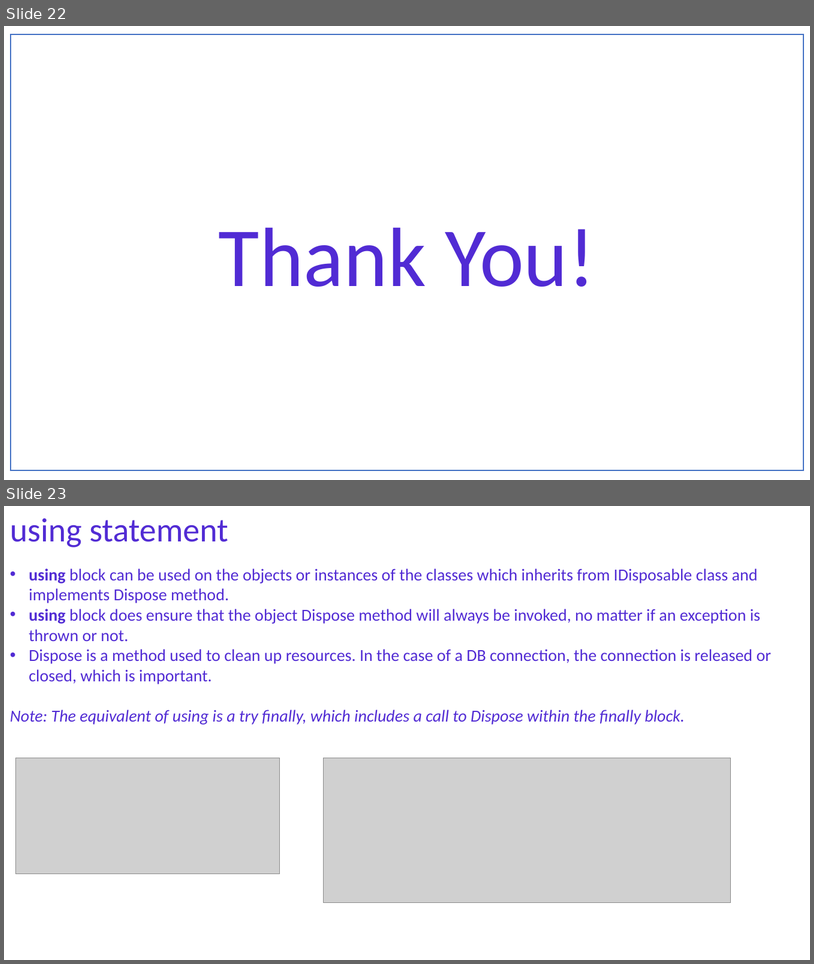
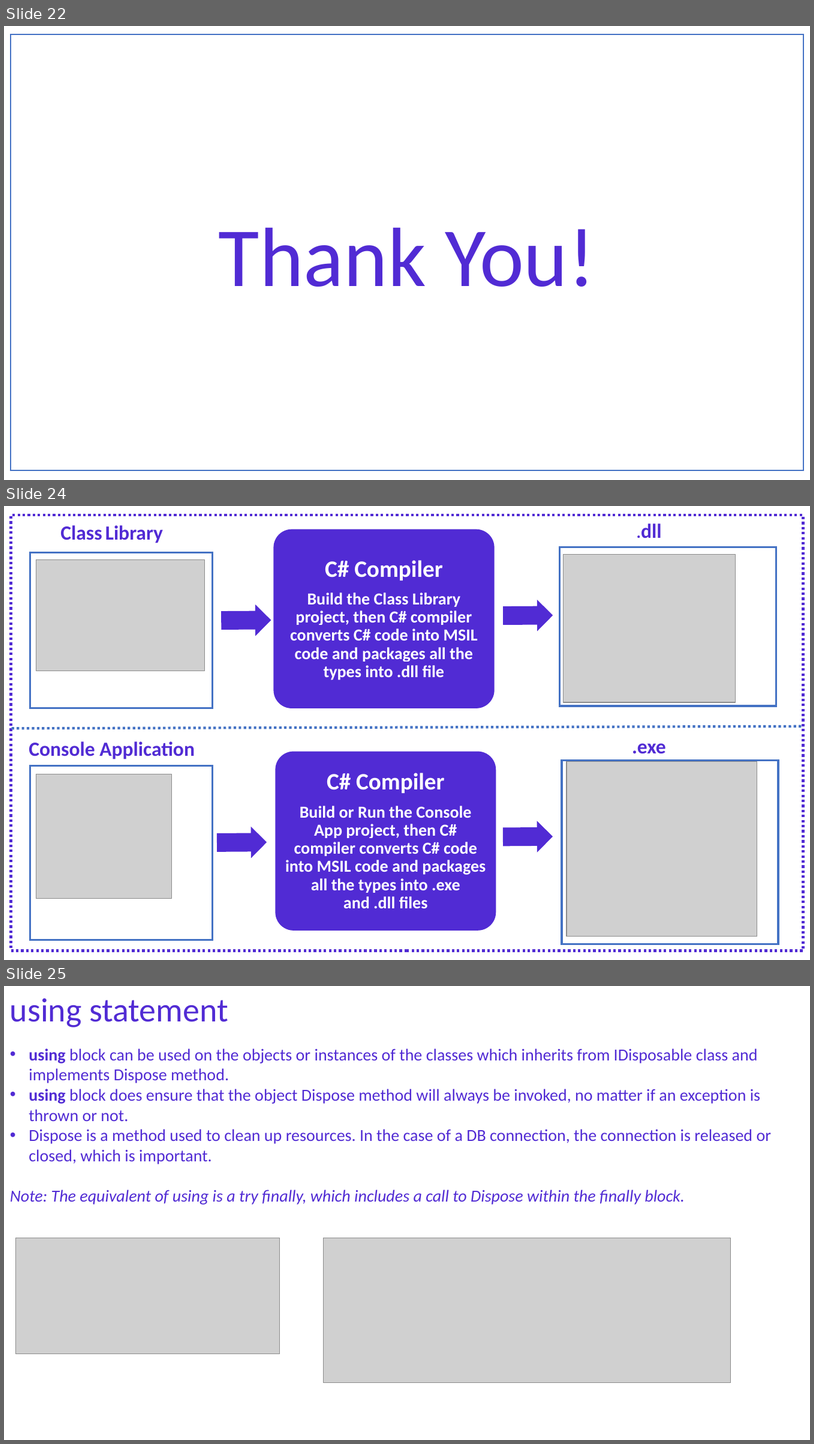
Before and after one commit to NaveenChittimalla/C-Sharp-Fundamentals, a slide deck: docs/C Sharp Programming Language - Fundaments.pptx. Shown one above the other, each under a label of ours: slides 22 and 23 before the commit, slides 22, 24 and 25 after it; the slides between them are not shown. The pictures are 814x964 and 814x1444 pixels, drawn with LibreOffice and Linux fonts; fonts in the diff are those of the drawing; grey boxes stand for pictures. Boxes give left, top, right and bottom in pixels: in the first picture for what was removed or moved away, otherwise in the second. Text is boxed around its words. In the diff, an @@ line names an element or a change of style, - is before the commit and + after.

```diff
--- a/docs/C Sharp Programming Language - Fundaments.pptx
+++ b/docs/C Sharp Programming Language - Fundaments.pptx
@@ slide 24 added at box(4, 506, 810, 960), background #FFFFFF @@
@@ rectangle added at box(11, 515, 803, 950), fill #FFFFFF, outline #512BD4 3 pt dashed @@
@@ text added at box(641, 523, 662, 538), 24 pt, text #512BD4, bold @@
+.dll
@@ text added at box(60, 525, 163, 543), 24 pt, text #512BD4, bold @@
+Class Library
@@ rounded rectangle added at box(275, 529, 495, 708), fill #512BD4, outline #512BD4 1 pt @@
@@ rectangle added at box(30, 553, 213, 708), fill #FFFFFF, outline #4472C4 2.25 pt @@
@@ rectangle added at box(560, 547, 777, 706), fill #FFFFFF, outline #4472C4 2.25 pt @@
@@ picture added at box(564, 555, 736, 703) @@
@@ picture added at box(36, 560, 205, 670) @@
@@ text added at box(290, 560, 478, 680), 20 pt, text #FFFFFF, bold @@
+C# Compiler
+Build the Class Library project, then C# compiler converts C# code into MSIL code and packages all the types into .dll file
@@ right arrow added at box(222, 605, 271, 635), fill #512BD4, outline #512BD4 1 pt @@
@@ right arrow added at box(504, 600, 553, 630), fill #512BD4, outline #512BD4 1 pt @@
@@ line added from (12, 728) to (804, 726), #4472C4 3 pt dashed @@
@@ text added at box(29, 741, 195, 759), 24 pt, text #512BD4, bold @@
+Console Application
@@ rounded rectangle added at box(276, 751, 497, 930), fill #512BD4, outline #512BD4 1 pt @@
@@ text added at box(632, 743, 666, 754), 24 pt, text #512BD4, bold @@
+.exe
@@ rectangle added at box(30, 766, 213, 940), fill #FFFFFF, outline #4472C4 2.25 pt @@
@@ picture added at box(36, 774, 171, 898) @@
@@ text added at box(285, 772, 486, 908), 20 pt, text #FFFFFF, bold @@
+C# Compiler
+Build or Run the Console App project, then C# compiler converts C# code into MSIL code and packages all the types into .exe and .dll files
@@ rectangle added at box(563, 760, 779, 944), fill #FFFFFF, outline #4472C4 2.25 pt @@
@@ picture added at box(567, 761, 758, 936) @@
@@ right arrow added at box(218, 827, 267, 857), fill #512BD4, outline #512BD4 1 pt @@
@@ right arrow added at box(504, 822, 553, 852), fill #512BD4, outline #512BD4 1 pt @@
@@ what was slide 23 is now slide 25 @@
```
Also in this commit, not shown: 1 other slide added, 1 other file.
